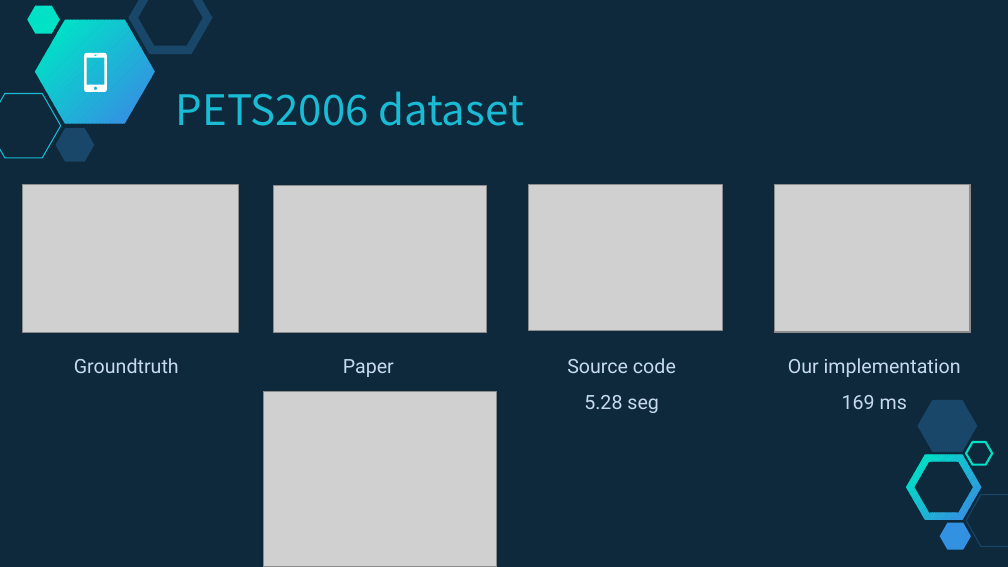
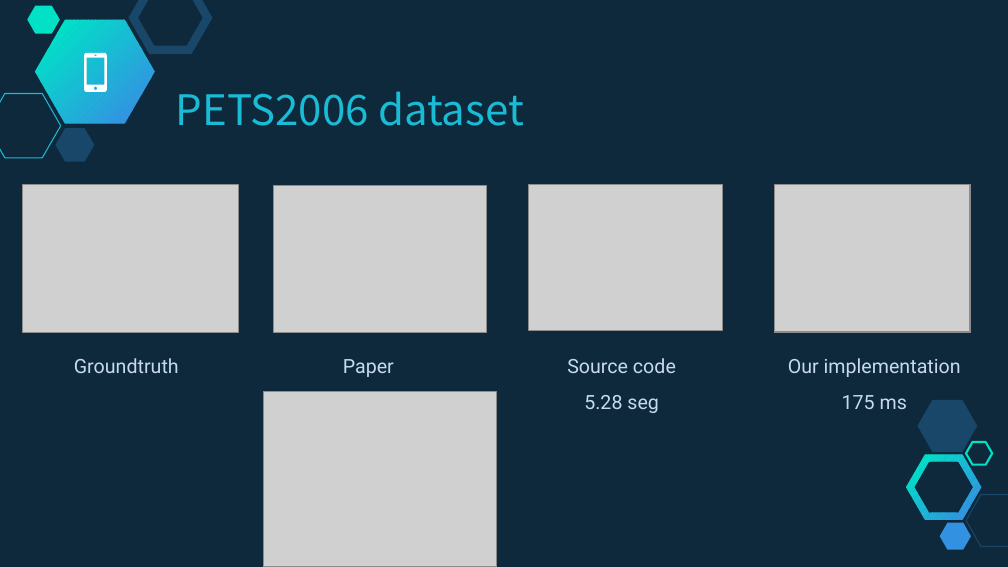
Before and after one commit to franslom/Imagenes, a slide deck: slide 14 of Work_5/Documents/Trabajo final.pptx. Drawn at 1008x567 pixels with LibreOffice and Linux fonts; fonts in the diff are those of the drawing; grey boxes stand for pictures. Boxes give left, top, right and bottom in pixels: in the first picture for what was removed or moved away, otherwise in the second. Text is boxed around its words. In the diff, an @@ line names an element or a change of style, - is before the commit and + after.

```diff
--- a/Work_5/Documents/Trabajo final.pptx
+++ b/Work_5/Documents/Trabajo final.pptx
@@ text at box(842, 395, 907, 409): text changed @@
-169 ms
+175 ms
```
Also in this commit, not shown: 5 other slides changed, 2 other files.
